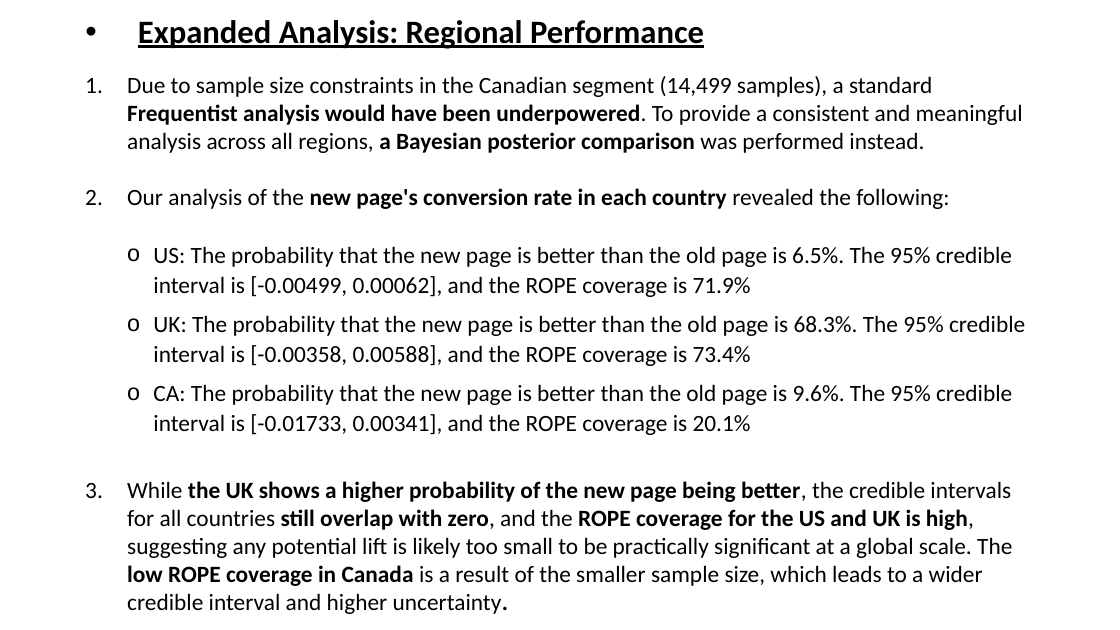
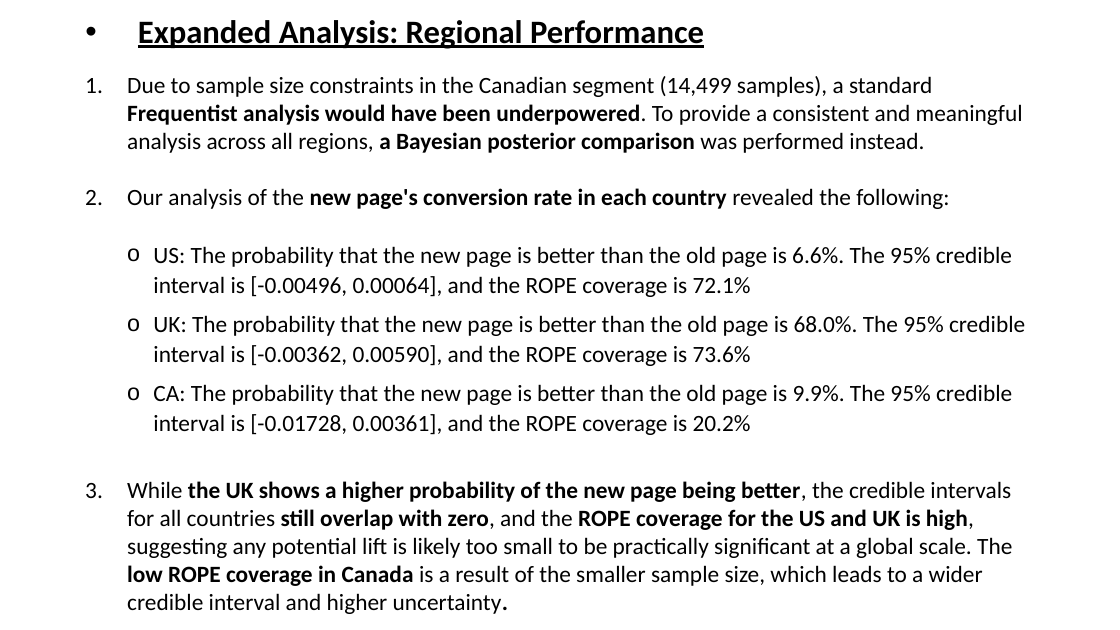
Before and after one commit to BillyGeros94/ab-testing-analysis, a slide deck: slide 9 of presentation/AB Test Presentation.pptx. Drawn at 1120x630 pixels with LibreOffice and Linux fonts; fonts in the diff are those of the drawing. Boxes give left, top, right and bottom in pixels: in the first picture for what was removed or moved away, otherwise in the second. Text is boxed around its words. In the diff, an @@ line names an element or a change of style, - is before the commit and + after.

```diff
--- a/presentation/AB Test Presentation.pptx
+++ b/presentation/AB Test Presentation.pptx
@@ text at bbox=[153, 246, 1025, 435]: text changed @@
-  o US: The probability that the new page is better than the old page is 6.5%. The 95% credible interval is [-0.00499, 0.00062], and the ROPE coverage is 71.9%
-  o UK: The probability that the new page is better than the old page is 68.3%. The 95% credible interval is [-0.00358, 0.00588], and the ROPE coverage is 73.4%
-  o CA: The probability that the new page is better than the old page is 9.6%. The 95% credible interval is [-0.01733, 0.00341], and the ROPE coverage is 20.1%
+  o US: The probability that the new page is better than the old page is 6.6%. The 95% credible interval is [-0.00496, 0.00064], and the ROPE coverage is 72.1%
+  o UK: The probability that the new page is better than the old page is 68.0%. The 95% credible interval is [-0.00362, 0.00590], and the ROPE coverage is 73.6%
+  o CA: The probability that the new page is better than the old page is 9.9%. The 95% credible interval is [-0.01728, 0.00361], and the ROPE coverage is 20.2%
```
Also in this commit, not shown: 7 other slides changed, 9 other files.
